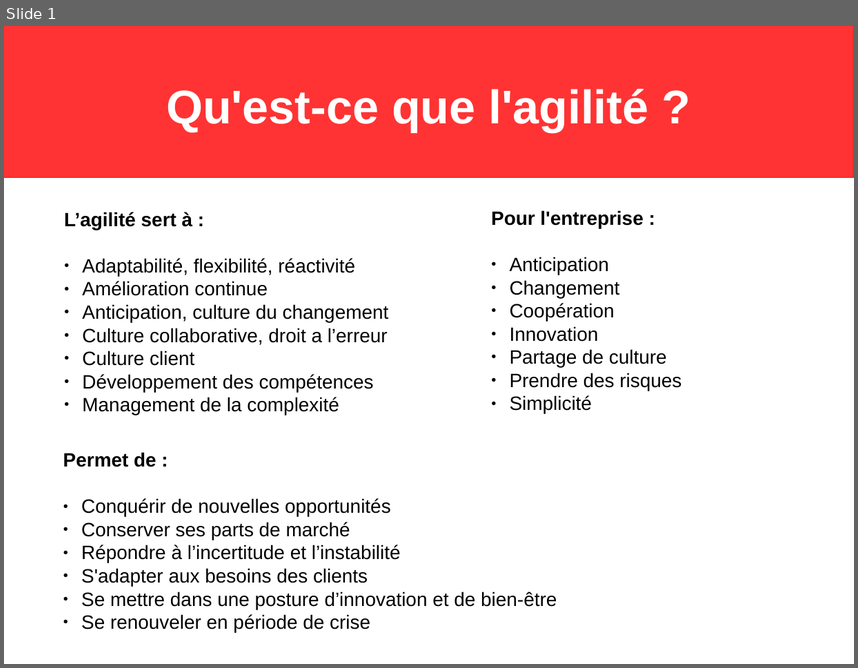
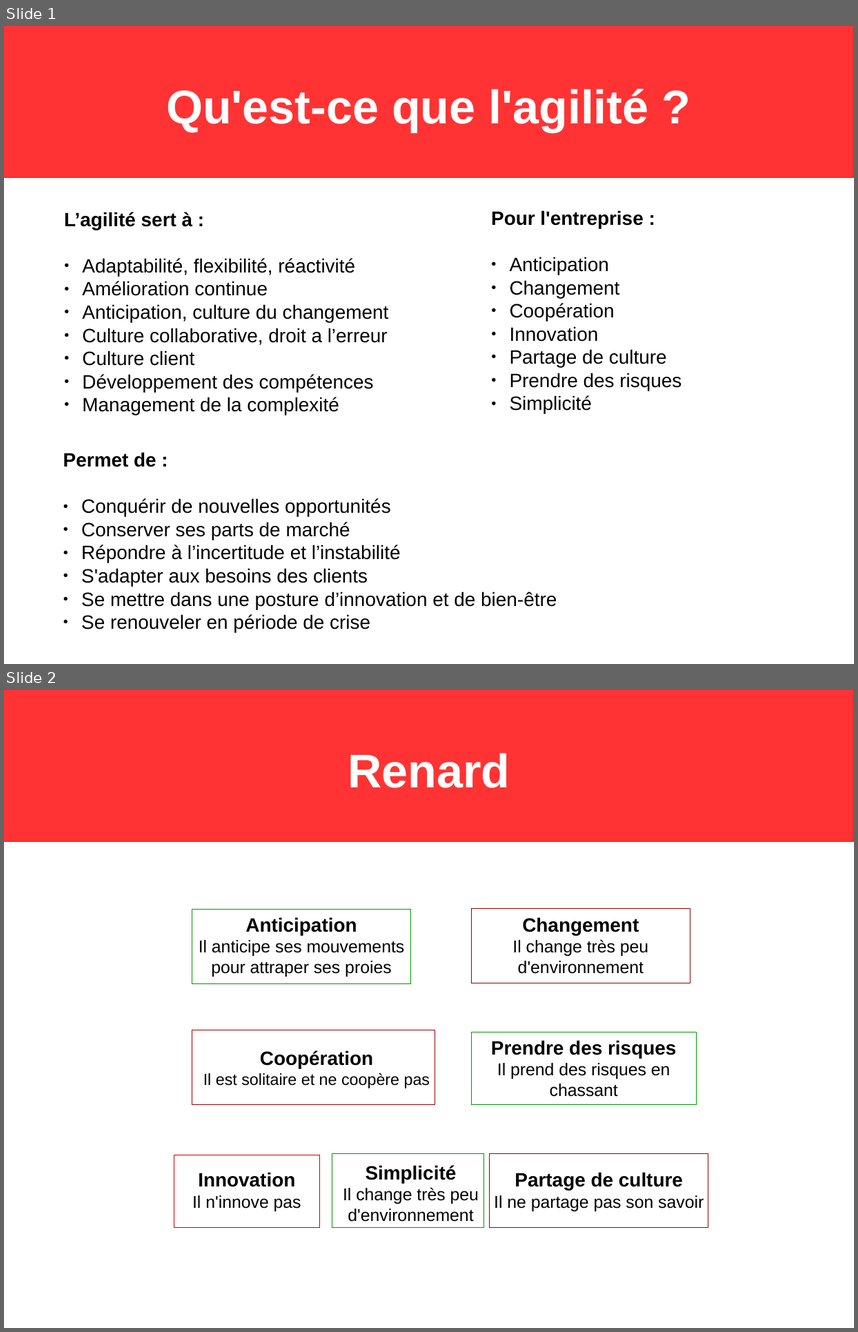
Before and after one commit to psykocatisgod/iesa2016-a3-mobile-tano, a slide deck: report/target/agile.odp. Shown one above the other, each under a label of ours: slide 1 before the commit, slides 1 and 2 after it. The pictures are 858x668 and 858x1332 pixels, drawn with LibreOffice and Linux fonts; fonts in the diff are those of the drawing. Boxes give left, top, right and bottom in pixels: in the first picture for what was removed or moved away, otherwise in the second. Text is boxed around its words. In the diff, an @@ line names an element or a change of style, - is before the commit and + after.

```diff
--- a/report/target/agile.odp
+++ b/report/target/agile.odp
@@ slide 2 added at (4,690,854,1328), background #FFFFFF @@
@@ rectangle added at (4,690,854,842), fill #FF3333, outline #3465A4 0 pt @@
@@ title added at (348,753,510,788), 44 pt, text #FFFFFF, bold @@
+Renard
@@ rectangle added at (192,909,410,983), outline #009900 0 pt @@
@@ text added at (199,917,405,976), 16 pt, text #000000 @@
+Anticipation
+Il anticipe ses mouvements pour attraper ses proies
@@ rectangle added at (471,908,690,983), outline #990000 0 pt @@
@@ text added at (513,917,648,974), 16 pt, text #000000 @@
+Changement
+Il change très peu d'environnement
@@ rectangle added at (192,1030,435,1104), outline #990000 0 pt @@
@@ rectangle added at (471,1032,696,1104), outline #009900 0 pt @@
@@ text added at (491,1040,676,1096), 16 pt, text #000000 @@
+Prendre des risques
+Il prend des risques en chassant
@@ text added at (203,1050,430,1088), 15 pt, text #000000 @@
+Coopération
+Il est solitaire et ne coopère pas
@@ rectangle added at (174,1154,319,1227), outline #CC0000 0 pt @@
@@ rectangle added at (332,1153,484,1227), outline #009900 0 pt @@
@@ text added at (343,1165,479,1221), 16 pt, text #000000 @@
+Simplicité
+Il change très peu d'environnement
@@ rectangle added at (490,1153,708,1227), outline #990000 0 pt @@
@@ text added at (192,1172,301,1211), 16 pt, text #000000 @@
+Innovation
+Il n'innove pas
@@ text added at (494,1172,704,1211), 16 pt, text #000000 @@
+Partage de culture
+Il ne partage pas son savoir
```
Also in this commit, not shown: 1 slide removed, 1 other file.
